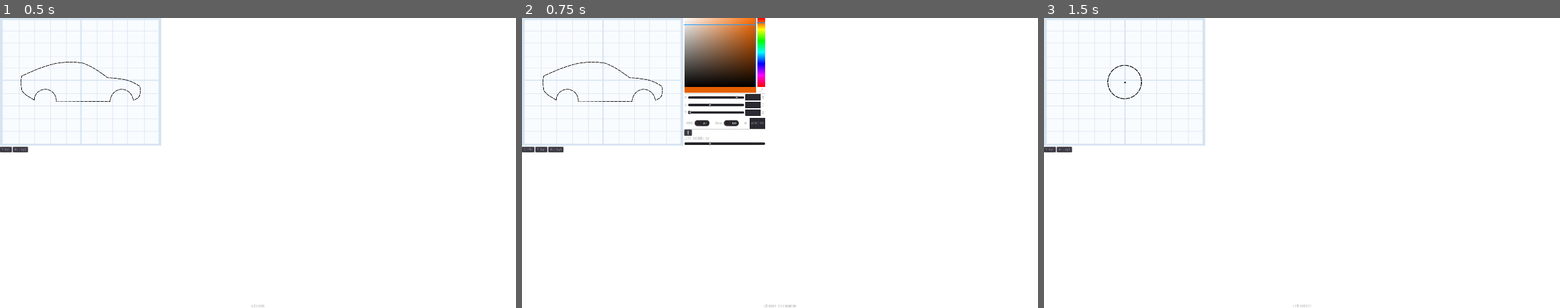
Above: before the commit, frames 1-3 (left to right).
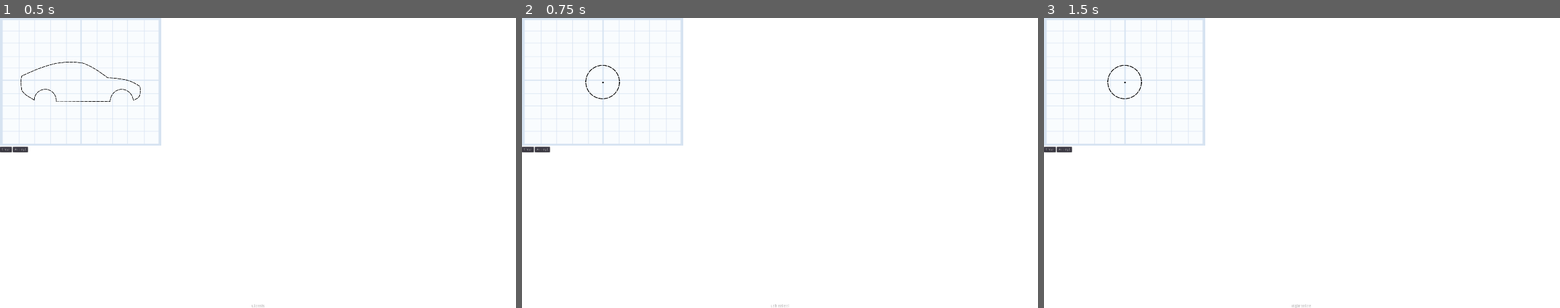
Above: after the commit, the same moments.

Repository: uspgamedev/Blueprint-Blast
Game: Godot game, scene res://canvas/Editor.tscn
Same seed, same stepped clock (60 frames per second), same inputs: the game is played once before the commit and once after it. The engine's default icon, where the game draws it, is replaced by a stand-in: a white triangle on a blue panel in a dark square.
Inputs:
- Up to frame 1 (0.5 s): no input
- Up to frame 2 (0.75 s): click "Accept" at 0.5 s
- Up to frame 3 (1.5 s): click "Accept" at 1.25 s

Frame 1 is identical in both runs. In frame 2, 5.3% of the frame differs, in the area x 0-54%, y 0-100%; in frame 3, less than 0.1%.

Commit message:
Start progress

Diff:
--- a/project/CarMaker.gd
+++ b/project/CarMaker.gd
@@ -4,12 +4,12 @@
 enum States {
 	CHASSIS, CHASSIS_DECO, LEFT_WHEEL, LEFT_WHEEL_DECO,
 	RIGHT_WHEEL, RIGHT_WHEEL_DECO, CANNON,
-	PROJECTILE, PROJECTILE_DECO, DONE}
+	PROJECTILE, PROJECTILE_DECO, MUSIC}
 
 const STATES_NAME = [
 	"Chassis", "Chassis Decoration", "Left Wheel", "Left Wheel Decoration",
 	"Right Wheel", "Right Wheel Decoration",
-	"Cannon", "Projectile", "Projectile Decoration", "Done"
+	"Cannon", "Projectile", "Projectile Decoration", "Music"
 ]
 const STATES_IMAGES = [
 	"res://assets/carro.png", "res://assets/carro.png", "res://assets/roda.png",
@@ -29,6 +29,9 @@
 var right_wheel_deco_color : Array
 var right_wheel_deco_width : Array
 var outline : Line2D
+var chassis_outline : Line2D
+var left_wheel_outline : Line2D
+var right_wheel_outline : Line2D
 var chassis_line_points : PoolVector2Array
 var chassis_deco : Array
 var chassis_deco_color : Array
@@ -62,7 +65,6 @@
 	projectile_deco_width = []
 
 func load_from_string(file : File):
-	state = States.DONE
 	var index = 1
 
 	while not file.eof_reached():
--- a/project/Global.gd
+++ b/project/Global.gd
@@ -11,6 +11,8 @@
 var winners := []
 var winner_list_gui
 var terrain_difficulty := 8 # 1-8
+var terrain_length := 10000
+var shooting_enabled := true
 var canvas_offset : = Vector2(300, 238)
 
 var car_makers := []
--- a/project/canvas/DecorationEditor.gd
+++ b/project/canvas/DecorationEditor.gd
@@ -29,8 +29,13 @@
 			Global.car_maker.chassis_deco_color.append(line.default_color)
 			Global.car_maker.chassis_deco_width.append(line.width)
 
-		Global.car_maker.state = CarMaker.States.LEFT_WHEEL
-		get_tree().change_scene("res://canvas/Editor.tscn")
+		if Global.design_mode == Global.DESIGN_MODE.GALLERY:
+			Global.car_maker.state = CarMaker.States.LEFT_WHEEL
+			get_tree().change_scene("res://canvas/Editor.tscn")
+		else:
+			Global.car_maker.state = CarMaker.States.LEFT_WHEEL_DECO
+			Global.car_maker.outline = Global.car_maker.left_wheel_outline
+			get_tree().change_scene("res://canvas/DecorationEditor.tscn")
 
 	elif Global.car_maker.state == CarMaker.States.LEFT_WHEEL_DECO:
 		canvas.drawing_scale = .3
@@ -39,8 +44,13 @@
 			Global.car_maker.left_wheel_deco_color.append(line.default_color)
 			Global.car_maker.left_wheel_deco_width.append(line.width)
 
-		Global.car_maker.state = CarMaker.States.RIGHT_WHEEL
-		get_tree().change_scene("res://canvas/Editor.tscn")
+		if Global.design_mode == Global.DESIGN_MODE.GALLERY:
+			Global.car_maker.state = CarMaker.States.RIGHT_WHEEL
+			get_tree().change_scene("res://canvas/Editor.tscn")
+		else:
+			Global.car_maker.state = CarMaker.States.RIGHT_WHEEL_DECO
+			Global.car_maker.outline = Global.car_maker.right_wheel_outline
+			get_tree().change_scene("res://canvas/DecorationEditor.tscn")
 
 	elif Global.car_maker.state == CarMaker.States.RIGHT_WHEEL_DECO:
 		canvas.drawing_scale = .3
@@ -50,8 +60,16 @@
 			Global.car_maker.right_wheel_deco_width.append(line.width)
 
 		Global.car_maker.outline = null
-		Global.car_maker.state = CarMaker.States.CANNON
-		get_tree().change_scene("res://canvas/DecorationEditor.tscn")
+
+		if Global.design_mode == Global.DESIGN_MODE.GALLERY:
+			Global.car_maker.state = CarMaker.States.CANNON
+			get_tree().change_scene("res://canvas/DecorationEditor.tscn")
+		else:
+			Global.car_maker.state = CarMaker.States.CANNON
+			Global.terrain_difficulty = 3
+			Global.terrain_length = 4000
+			Global.shooting_enabled = false
+			get_tree().change_scene("res://test/TestRaceWithAI.tscn")
 
 	elif Global.car_maker.state == CarMaker.States.CANNON:
 		canvas.drawing_scale = .3
@@ -70,10 +88,13 @@
 			Global.car_maker.projectile_deco_color.append(line.default_color)
 			Global.car_maker.projectile_deco_width.append(line.width)
 
-		Global.car_maker.state = CarMaker.States.DONE
 
 		match Global.design_mode:
 			Global.DESIGN_MODE.INITIAL:
+				Global.terrain_difficulty = 5
+				Global.terrain_length = 5000
+				Global.shooting_enabled = true
+				Global.car_maker.state = CarMaker.States.MUSIC
 				get_tree().change_scene("res://test/TestRaceWithAI.tscn")
 			Global.DESIGN_MODE.GALLERY:
 				Global.car_makers.append(Global.car_maker)
--- a/project/canvas/Editor.gd
+++ b/project/canvas/Editor.gd
@@ -19,27 +19,47 @@
 		canvas.drawing_scale = .5
 		Global.car_maker.convex_hull = canvas.get_convex_hull()
 		Global.car_maker.outline = canvas.get_line()
+		Global.car_maker.chassis_outline = canvas.get_line()
 		Global.car_maker.chassis_line_points = canvas.get_scaled_line().points
 
-		Global.car_maker.state = CarMaker.States.CHASSIS_DECO
-		get_tree().change_scene("res://canvas/DecorationEditor.tscn")
+		if Global.design_mode == Global.DESIGN_MODE.GALLERY:
+			Global.car_maker.state = CarMaker.States.CHASSIS_DECO
+			get_tree().change_scene("res://canvas/DecorationEditor.tscn")
+		else:
+			Global.car_maker.state = CarMaker.States.LEFT_WHEEL
+			get_tree().change_scene("res://canvas/Editor.tscn")
 	elif Global.car_maker.state == CarMaker.States.LEFT_WHEEL:
 		canvas.drawing_scale = .3
 		Global.car_maker.outline = canvas.get_line()
+		Global.car_maker.left_wheel_outline = canvas.get_line()
 		Global.car_maker.left_wheel_hull = canvas.get_convex_hull()
 		Global.car_maker.left_wheel_line_points = canvas.get_scaled_line().points
 
-		Global.car_maker.state = CarMaker.States.LEFT_WHEEL_DECO
-		get_tree().change_scene("res://canvas/DecorationEditor.tscn")
+
+		if Global.design_mode == Global.DESIGN_MODE.GALLERY:
+			Global.car_maker.state = CarMaker.States.LEFT_WHEEL_DECO
+			get_tree().change_scene("res://canvas/DecorationEditor.tscn")
+		else:
+			Global.car_maker.state = CarMaker.States.RIGHT_WHEEL
+			get_tree().change_scene("res://canvas/Editor.tscn")
 
 	elif Global.car_maker.state == CarMaker.States.RIGHT_WHEEL:
 		canvas.drawing_scale = .3
 		Global.car_maker.outline = canvas.get_line()
+		Global.car_maker.right_wheel_outline = canvas.get_line()
 		Global.car_maker.right_wheel_hull = canvas.get_convex_hull()
 		Global.car_maker.right_wheel_line_points = canvas.get_scaled_line().points
 
-		Global.car_maker.state = CarMaker.States.RIGHT_WHEEL_DECO
-		get_tree().change_scene("res://canvas/DecorationEditor.tscn")
+		if Global.design_mode == Global.DESIGN_MODE.GALLERY:
+			Global.car_maker.state = CarMaker.States.RIGHT_WHEEL_DECO
+			get_tree().change_scene("res://canvas/DecorationEditor.tscn")
+		else:
+			Global.car_maker.state = CarMaker.States.CHASSIS_DECO
+			Global.terrain_difficulty = 1
+			Global.terrain_length = 3000
+			Global.shooting_enabled = false
+			Global.car_maker.outline = Global.car_maker.chassis_outline
+			get_tree().change_scene("res://test/TestRaceWithAI.tscn")
 
 	elif Global.car_maker.state == CarMaker.States.PROJECTILE:
 		canvas.drawing_scale = .2
--- a/project/car/BaseCar.gd
+++ b/project/car/BaseCar.gd
@@ -40,7 +40,7 @@
 	$HP.value = lerp(0, 100, value/max_hp)
 
 func shoot(bullet_info, pos):
-	if Global.race_state == Global.RACE_STATE.RACE:
+	if Global.race_state == Global.RACE_STATE.RACE and Global.shooting_enabled:
 		var bullet = load(BULLET_PATH).instance()
 		bullet.global_rotation = global_rotation
 		bullet.add_collision_exception_with(self)
@@ -119,47 +119,47 @@
 
 
 func load_car_maker(car_maker: CarMaker):
-	if car_maker.state == CarMaker.States.DONE:
-		front_wheel = $FrontWheel/SpinningBody
-		back_wheel = $BackWheel/SpinningBody
+	front_wheel = $FrontWheel/SpinningBody
+	back_wheel = $BackWheel/SpinningBody
 
-		#Chassis
-		$CollisionShape2D.shape = ConvexPolygonShape2D.new()
-		$CollisionShape2D.shape.points = car_maker.convex_hull
-		add_child(get_line2d(car_maker.chassis_line_points))
-		for i in range(car_maker.chassis_deco.size()):
-			if (car_maker.chassis_deco[i]):
-				add_child(get_line2d(car_maker.chassis_deco[i], car_maker.chassis_deco_color[i], car_maker.chassis_deco_width[i]))
+	#Chassis
+	$CollisionShape2D.shape = ConvexPolygonShape2D.new()
+	$CollisionShape2D.shape.points = car_maker.convex_hull
+	add_child(get_line2d(car_maker.chassis_line_points))
+	for i in range(car_maker.chassis_deco.size()):
+		if (car_maker.chassis_deco[i]):
+			add_child(get_line2d(car_maker.chassis_deco[i], car_maker.chassis_deco_color[i], car_maker.chassis_deco_width[i]))
 
-		#Backwheel
-		back_wheel.add_child(get_line2d(car_maker.left_wheel_line_points))
+	#Backwheel
+	back_wheel.add_child(get_line2d(car_maker.left_wheel_line_points))
 
-		for i in range(car_maker.left_wheel_deco.size()):
-			if (car_maker.left_wheel_deco[i]):
-				back_wheel.add_child(get_line2d(car_maker.left_wheel_deco[i], car_maker.left_wheel_deco_color[i], car_maker.left_wheel_deco_width[i]))
-		back_wheel.get_parent().set_wheel_polygon(car_maker.left_wheel_hull)
+	for i in range(car_maker.left_wheel_deco.size()):
+		if (car_maker.left_wheel_deco[i]):
+			back_wheel.add_child(get_line2d(car_maker.left_wheel_deco[i], car_maker.left_wheel_deco_color[i], car_maker.left_wheel_deco_width[i]))
+	back_wheel.get_parent().set_wheel_polygon(car_maker.left_wheel_hull)
 
-		#Frontwheel
-		front_wheel.add_child(get_line2d(car_maker.right_wheel_line_points))
+	#Frontwheel
+	front_wheel.add_child(get_line2d(car_maker.right_wheel_line_points))
 
-		for i in range(car_maker.right_wheel_deco.size()):
-			if (car_maker.right_wheel_deco[i]):
-				front_wheel.add_child(get_line2d(car_maker.right_wheel_deco[i], car_maker.right_wheel_deco_color[i], car_maker.right_wheel_deco_width[i]))
-		front_wheel.get_parent().set_wheel_polygon(car_maker.right_wheel_hull)
+	for i in range(car_maker.right_wheel_deco.size()):
+		if (car_maker.right_wheel_deco[i]):
+			front_wheel.add_child(get_line2d(car_maker.right_wheel_deco[i], car_maker.right_wheel_deco_color[i], car_maker.right_wheel_deco_width[i]))
+	front_wheel.get_parent().set_wheel_polygon(car_maker.right_wheel_hull)
 
-		#Cannon
-		for i in range(car_maker.cannon_deco.size()):
-			if (car_maker.cannon_deco[i]):
-				$Cannon.add_child(get_line2d(car_maker.cannon_deco[i], car_maker.cannon_color[i], car_maker.cannon_width[i]))
+	#Cannon
+	for i in range(car_maker.cannon_deco.size()):
+		if (car_maker.cannon_deco[i]):
+			$Cannon.add_child(get_line2d(car_maker.cannon_deco[i], car_maker.cannon_color[i], car_maker.cannon_width[i]))
 
-		#Bullet
-		bullet_info["hull"] = car_maker.projectile_hull
-		bullet_info["line"] = car_maker.projectile_line_points
-		bullet_info["deco"] = car_maker.projectile_deco
-		bullet_info["deco_color"] = car_maker.projectile_deco_color
-		bullet_info["deco_width"] = car_maker.projectile_deco_width
+	#Bullet
+	bullet_info["hull"] = car_maker.projectile_hull
+	bullet_info["line"] = car_maker.projectile_line_points
+	bullet_info["deco"] = car_maker.projectile_deco
+	bullet_info["deco_color"] = car_maker.projectile_deco_color
+	bullet_info["deco_width"] = car_maker.projectile_deco_width
 
-		area = ConvexPolygonArea.get_convex_polygon_area(car_maker.convex_hull)
+	area = ConvexPolygonArea.get_convex_polygon_area(car_maker.convex_hull)
+
 
 func get_line2d(car_maker_points, color = null, width = null):
 	var line = Line2D.new()
--- a/project/race/RaceController.gd
+++ b/project/race/RaceController.gd
@@ -21,3 +21,15 @@
 	var car = area.get_parent()
 	if car is BaseCar:
 		Global.add_winner(car)
+		if car is PlayerCar:
+			yield(get_tree().create_timer(1), "timeout")
+			Global.race_state = Global.RACE_STATE.START
+			Global.car_refs.clear()
+			Global.winners.clear()
+			match Global.car_maker.state:
+				CarMaker.States.CHASSIS_DECO:
+					get_tree().change_scene("res://canvas/DecorationEditor.tscn")
+				CarMaker.States.CANNON:
+					get_tree().change_scene("res://canvas/DecorationEditor.tscn")
+				CarMaker.States.MUSIC:
+					get_tree().change_scene("res://music/Piano.tscn")
--- a/project/terrain/ProceduralTerrain.gd
+++ b/project/terrain/ProceduralTerrain.gd
@@ -20,7 +20,7 @@
 
 	var vector = Vector2(1, 0)
 	var bias = 0
-	for x in range(1000, 10000, 50):
+	for x in range(1000, Global.terrain_length, 50):
 		if x % 1000 == 0:
 			bias = (PI/8 + PI/12 * randf()) * (1 - 2 * (randi() % 2))
 		var rand = gaussian(bias, PI/(float(130-10*Global.terrain_difficulty) / 3)) # Formula for (1,40)(10,10)
@@ -29,8 +29,8 @@
 		points.append(Vector2(x, vector.y))
 		vector = Vector2(1, 0)
 
-	points.append(Vector2(10000, points[-1].y))
-	points.append(Vector2(11000, points[-1].y))
+	points.append(Vector2(Global.terrain_length, points[-1].y))
+	points.append(Vector2(Global.terrain_length+1000, points[-1].y))
 
 	for i in range(3, points.size() - 3):
 		var point := 0.0
--- a/project/test/TestRaceWithAI.tscn
+++ b/project/test/TestRaceWithAI.tscn
@@ -24,11 +24,11 @@
 
 [node name="AICar" parent="RaceTrack" instance=ExtResource( 4 )]
 position = Vector2( 457.353, -100 )
-continuous_cd = 0
+collision_mask = 6
 
 [node name="AICar2" parent="RaceTrack" instance=ExtResource( 4 )]
 position = Vector2( 718.077, -100 )
-continuous_cd = 0
+collision_mask = 6
 
 [node name="GoalArea2D" parent="RaceTrack" instance=ExtResource( 5 )]
 
